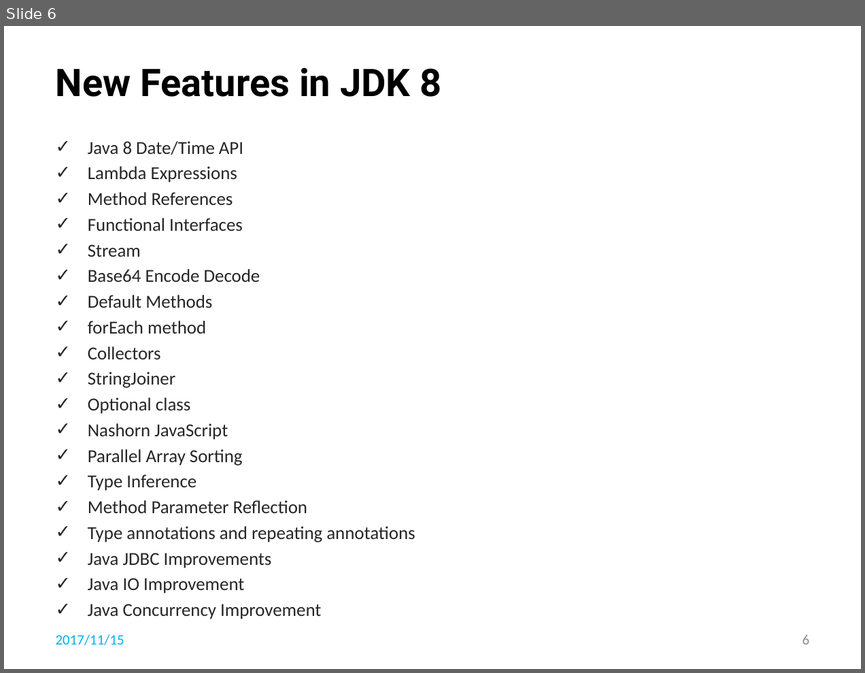
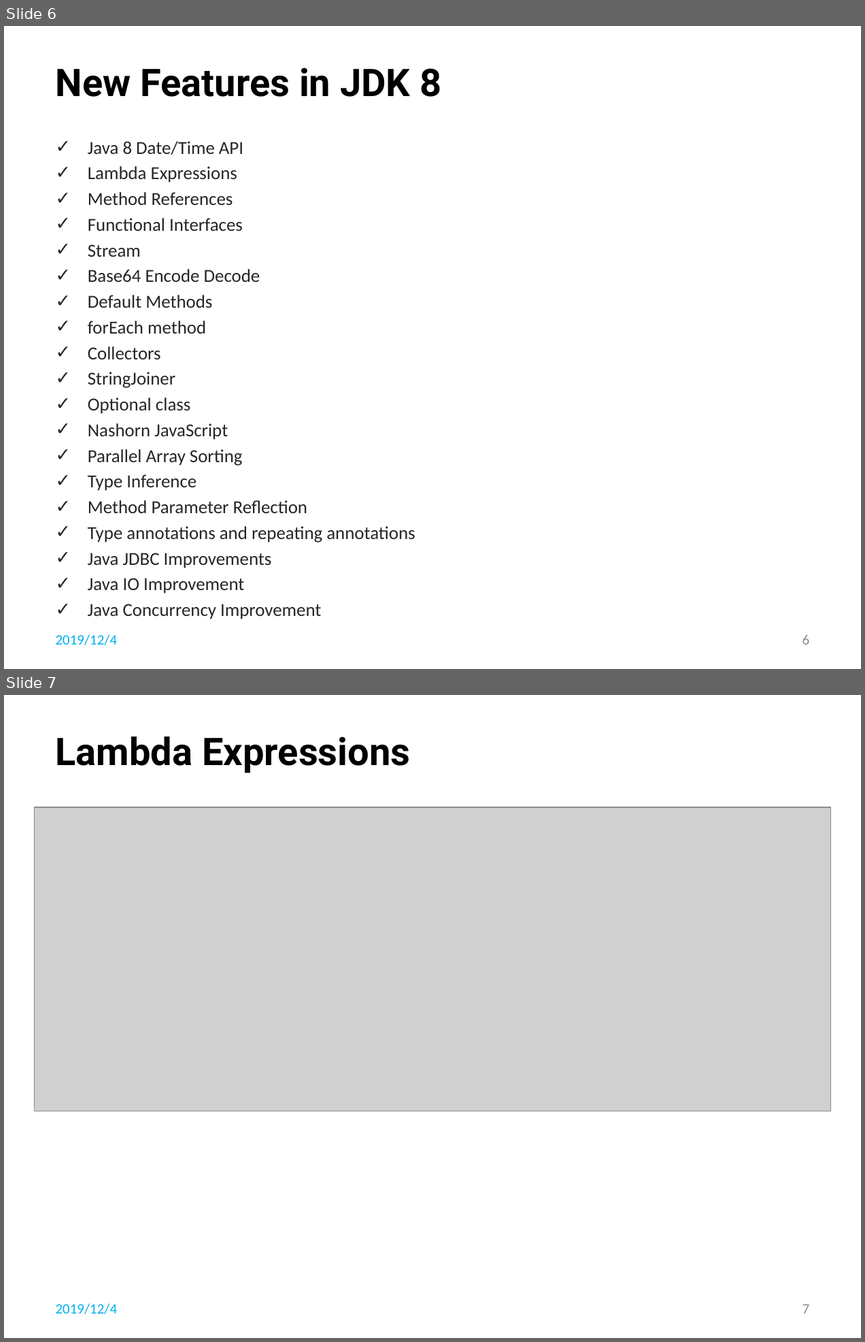
Before and after one commit to li-shengli/selfstudy, a slide deck: PPT/JDK - New Features.pptx. Shown one above the other, each under a label of ours: slide 6 before the commit, slides 6 and 7 after it. The pictures are 865x673 and 865x1342 pixels, drawn with LibreOffice and Linux fonts; fonts in the diff are those of the drawing; grey boxes stand for pictures; background and template pictures are left out. Boxes give left, top, right and bottom in pixels: in the first picture for what was removed or moved away, otherwise in the second. Text is boxed around its words. In the diff, an @@ line names an element or a change of style, - is before the commit and + after.

```diff
--- a/PPT/JDK - New Features.pptx
+++ b/PPT/JDK - New Features.pptx
@@ slide 7 added at (4, 695, 861, 1338), background picture (left out) @@
@@ title added at (56, 736, 410, 773), 32 pt, text #000000, bold @@
+Lambda Expressions
@@ picture added at (34, 807, 830, 1110) @@
@@ text added at (56, 1303, 118, 1314), 12 pt, text #00B0F0 @@
+2019/12/4
@@ page number added at (802, 1304, 810, 1313), 12 pt, text #8C8C8C @@
+7
@@ slide 6 changed as well @@
@@ text at (56, 634, 118, 645): text changed @@
-2017/11/15
+2019/12/4
```
Also in this commit, not shown: 7 other slides changed, 1 other slide added, 1 other file.
